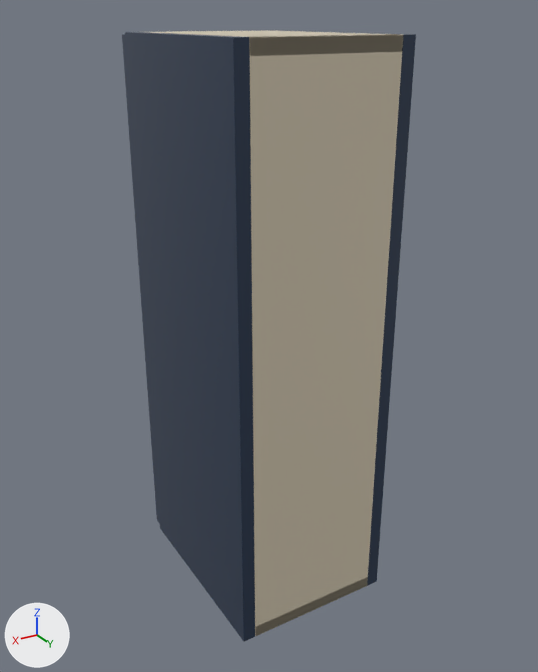
What one commit did to the glTF model storefront/public/cabinet-inventory/models/oppein-ply-bss-w0930.glb.
The view is the same before and after, from a 50 mm lens placed at (0.594, 0.676, 0.781), pointed at (0.104, -0.142, 0.372). The lights are fixed; the arrows at lower left show +X, +Y and +Z. The picture after the commit comes second. Where no turn or scale is listed for an object, it has been applied to the vertices.

Before the edit, the objects in view are built like this:
```python
ob_cabinet_back = bpy.data.objects.new('Cabinet back', me_cube_002)
ob_cabinet_back.location = (0.114, -0.006, 0.381)
ob_cabinet_bottom = bpy.data.objects.new('Cabinet bottom', me_cube_003)
ob_cabinet_bottom.location = (0.114, -0.142, 0.009)
ob_cabinet_side = bpy.data.objects.new('Cabinet side', me_cube)
ob_cabinet_side.location = (0.009, -0.142, 0.381)
ob_cabinet_side_001 = bpy.data.objects.new('Cabinet side.001', me_cube_001)
ob_cabinet_side_001.location = (0.22, -0.142, 0.381)
ob_cabinet_top = bpy.data.objects.new('Cabinet top', me_cube_004)
ob_cabinet_top.location = (0.114, -0.142, 0.753)
ob_door = bpy.data.objects.new('Door', me_door)
ob_door.location = (0.0, 0.0, 0.0)
```
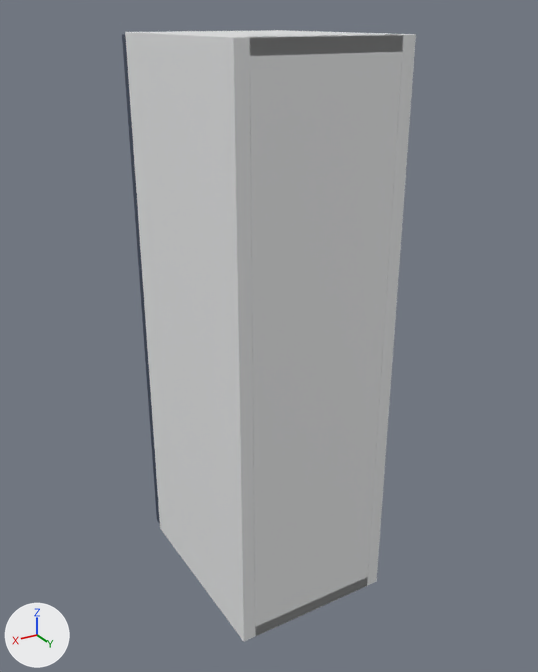
What differs and where, as boxes (x1, y1, x2, y2) in the pictures (538 x 672 px):
'Cabinet back', recoloured (beige to white): (249, 34, 403, 636) in both
'Cabinet side.001', recoloured (dark blue to white): (125, 32, 255, 641) in both
'Cabinet side', recoloured: (271, 30, 416, 586) in both
'Cabinet top', recoloured: (152, 30, 403, 56) in both
'Cabinet bottom', recoloured: (255, 577, 368, 636) in both

The change, as a list of edits to the scene's bpy script:
```text
Add mat_white_cabinet_carcass:
    mat_white_cabinet_carcass = principled_material('White cabinet carcass')
    mat_white_cabinet_carcass.base_color = (0.82, 0.83, 0.835)  # white #eaebec
    mat_white_cabinet_carcass.roughness = 0.48
Change me_cube_002:
    where me_cube_002.from_pydata(...)  # 56 vertices, 108 faces; spans x -0.096..0.096, y -0.006..0.006, z -0.381..0.381
    remove me_cube_002.materials.append(mat_cabinet_interior___visual_interpretation)  # beige #daceb6
    add me_cube_002.materials.append(mat_white_cabinet_carcass)  # white #eaebec
Change me_cube_003:
    where me_cube_003.from_pydata(...)  # 56 vertices, 108 faces; spans x -0.096..0.096, y -0.142..0.142, z -0.009..0.009
    remove me_cube_003.materials.append(mat_cabinet_interior___visual_interpretation)  # beige #daceb6
    add me_cube_003.materials.append(mat_white_cabinet_carcass)  # white #eaebec
Change me_cube:
    where me_cube.from_pydata(...)  # 56 vertices, 108 faces; spans x -0.009..0.009, y -0.142..0.142, z -0.381..0.381
    remove me_cube.materials.append(mat_supplier_finish___blue_single_shaker)  # dark blue #24364f
    add me_cube.materials.append(mat_white_cabinet_carcass)  # white #eaebec
Change me_cube_001:
    where me_cube_001.from_pydata(...)  # 56 vertices, 108 faces; spans x -0.009..0.009, y -0.142..0.142, z -0.381..0.381
    remove me_cube_001.materials.append(mat_supplier_finish___blue_single_shaker)  # dark blue #24364f
    add me_cube_001.materials.append(mat_white_cabinet_carcass)  # white #eaebec
Change me_cube_004:
    where me_cube_004.from_pydata(...)  # 56 vertices, 108 faces; spans x -0.096..0.096, y -0.142..0.142, z -0.009..0.009
    remove me_cube_004.materials.append(mat_cabinet_interior___visual_interpretation)  # beige #daceb6
    add me_cube_004.materials.append(mat_white_cabinet_carcass)  # white #eaebec
```
